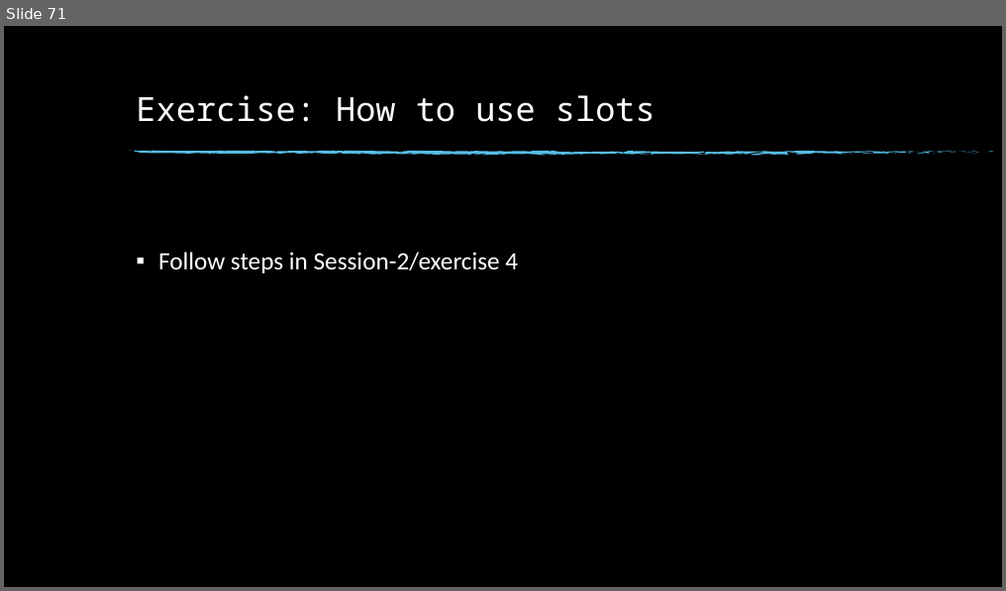
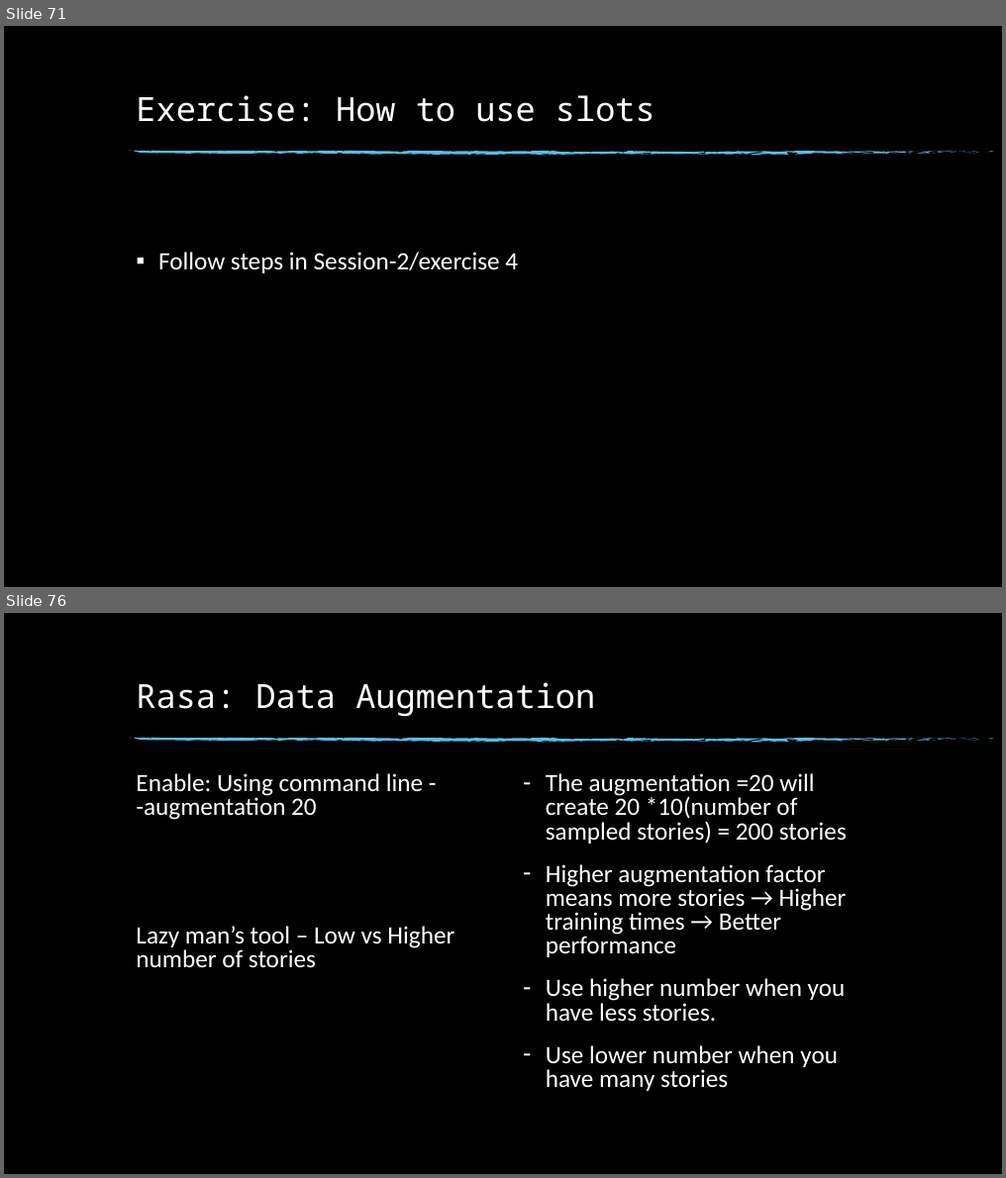
Before and after one commit to dinesh19aug/rasa-workshop, a slide deck: Natural Language Processing Workshop.pptx. Shown one above the other, each under a label of ours: slide 71 before the commit, slides 71 and 76 after it; the slides between them are not shown. The pictures are 1006x591 and 1006x1178 pixels, drawn with LibreOffice and Linux fonts; fonts in the diff are those of the drawing; background and template pictures are left out. Boxes give left, top, right and bottom in pixels: in the first picture for what was removed or moved away, otherwise in the second. Text is boxed around its words. In the diff, an @@ line names an element or a change of style, - is before the commit and + after.

```diff
--- a/Natural Language Processing Workshop.pptx
+++ b/Natural Language Processing Workshop.pptx
@@ slide 76 added at (4,613,1002,1174), background picture (left out); not listed: 74 template elements that a slide beside it also shows @@
@@ title added at (136,682,595,717), 32 pt, text #FFFFFF @@
+Rasa: Data Augmentation
@@ text added at (136,773,454,968), 24 pt, text #FFFFFF @@
+Enable: Using command line - -augmentation 20
+Lazy man’s tool – Low vs Higher number of stories
@@ text added at (546,773,846,1091), 24 pt, text #FFFFFF @@
+– The augmentation =20 will create 20 *10(number of sampled stories) = 200 stories
+– Higher augmentation factor means more stories → Higher training times → Better performance
+– Use higher number when you have less stories.
+– Use lower number when you have many stories
```
Also in this commit, not shown: 11 other slides added, 32 other files.
